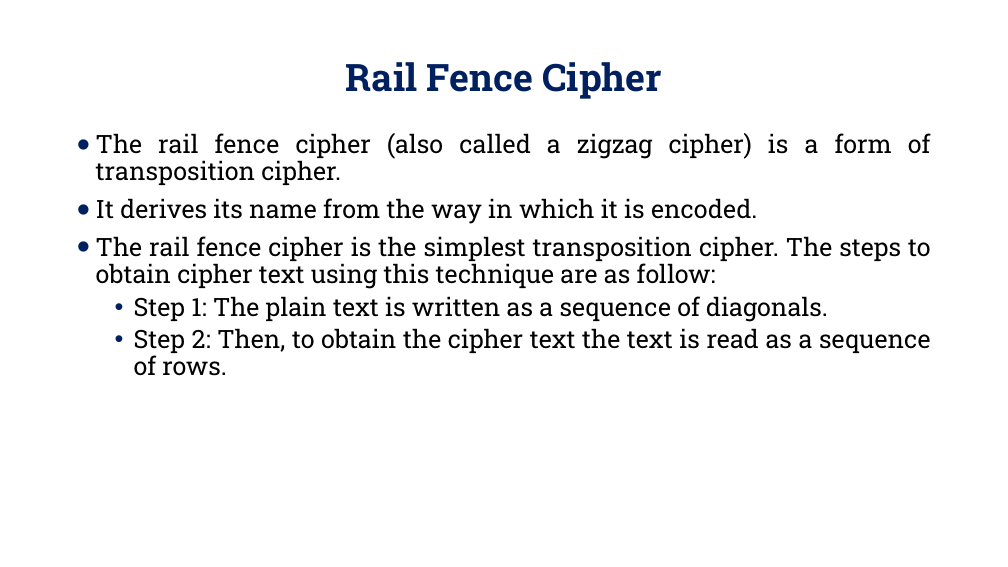
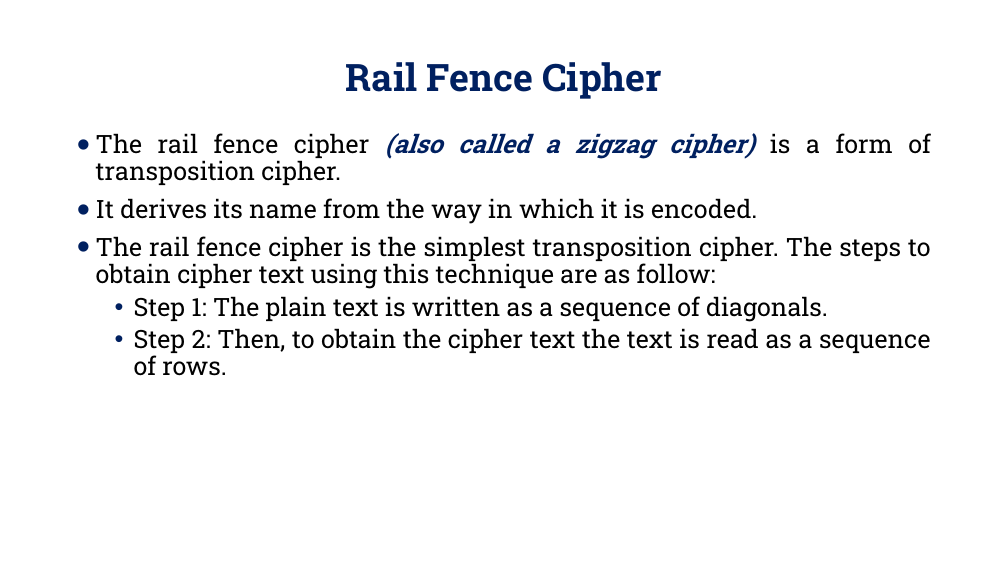
Before and after one commit to Alamgir-JUST/Lecture-Slides, a slide deck: slide 4 of Cryptography and Network Security/Lecture-06.pptx. Drawn at 1008x567 pixels with LibreOffice and Linux fonts; fonts in the diff are those of the drawing; background and template pictures are left out. Boxes give left, top, right and bottom in pixels: in the first picture for what was removed or moved away, otherwise in the second. Text is boxed around its words. In the diff, an @@ line names an element or a change of style, - is before the commit and + after.

```diff
--- a/Cryptography and Network Security/Lecture-06.pptx
+++ b/Cryptography and Network Security/Lecture-06.pptx
@@ text at <box>96,133,931,185</box>: text colour #000000 to #002060, bold on, italic on in "(also called a zigzag cipher)" @@
```
Also in this commit, not shown: 3 other slides changed, 1 slide added, 1 other file.
